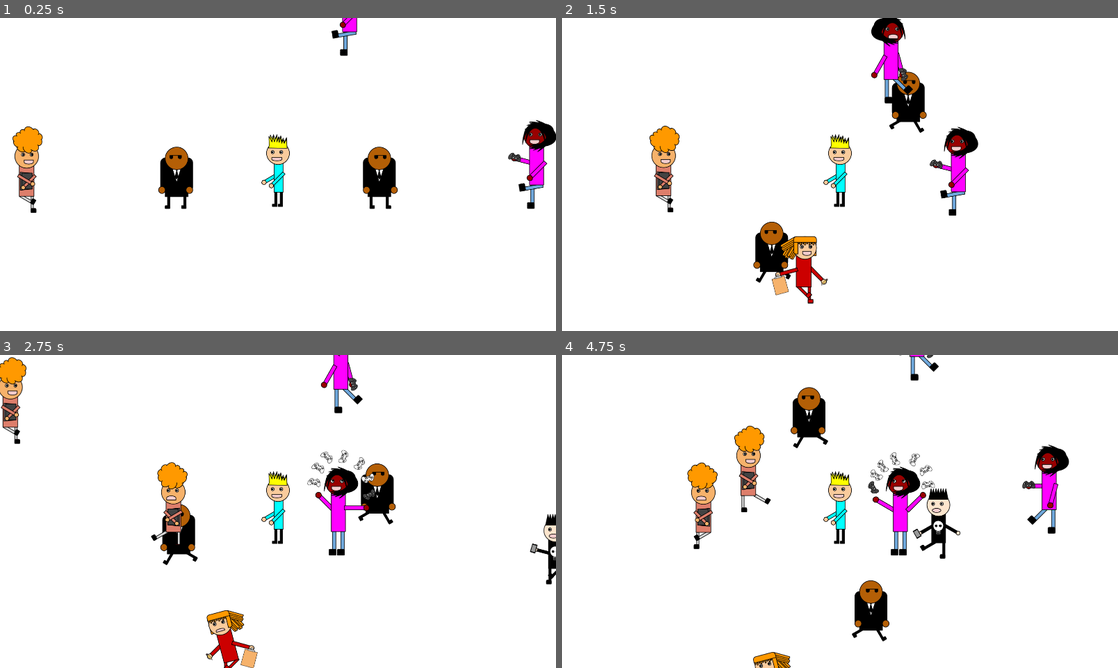
Above: before the commit, frames 1-4 (two rows, left to right).
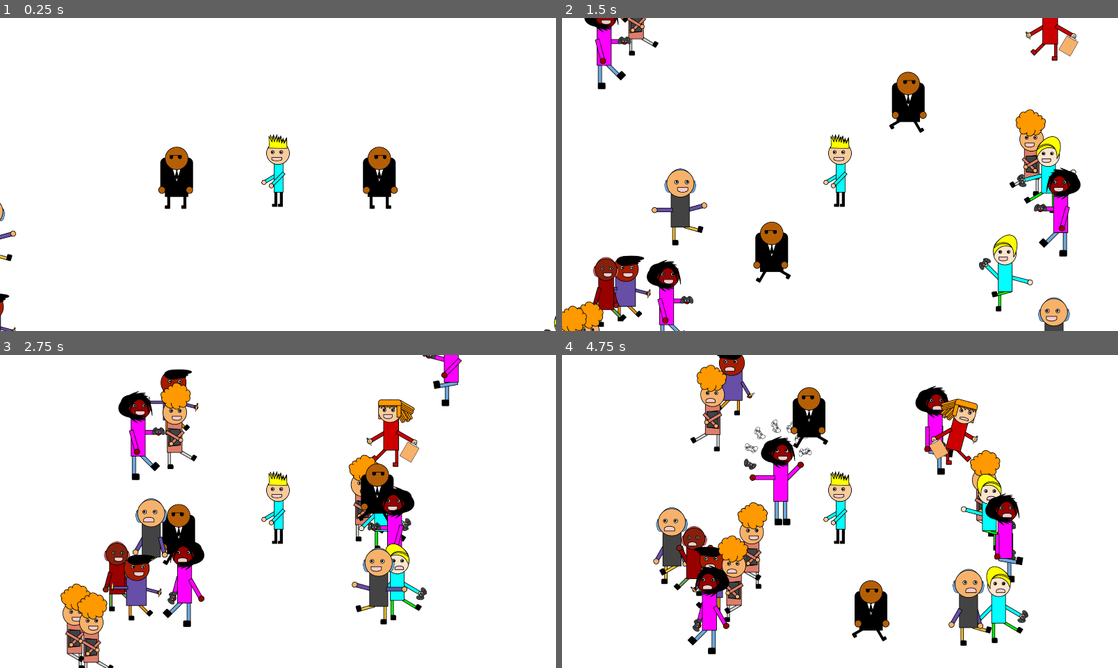
Above: after the commit, the same moments.

Repository: Spiraling-Time/Professional_Development
Game: Godot game, scene res://game_stuff/Scenes/world.tscn
The game is run twice, just before and just after one commit, with the same random seed, the same clock (stepped at 60 frames per second) and the same inputs.
Inputs:
- Up to frame 1 (0.25 s): no input
- Up to frame 2 (1.5 s): tap Enter at 0.5 s; hold D (right) 0.53-1.28 s; hold A (left) from 1.28 s (still down)
- Up to frame 3 (2.75 s): release A (left) at 2.03 s; hold D (right) from 2.03 s (still down)
- Up to frame 4 (4.75 s): release D (right) at 3.53 s; hold A (left) from 3.53 s (still down)

The runs differ from the first frame. In frame 1, 2.4% of the frame differs, in the area x 0-100%, y 0-100%; in frame 2, 13%; in frame 3, 16%; in frame 4, 18%, in the area x 16-92%, y 0-100%.

Commit message:
Add dynamic role spawning and Z-indexing logic
Implemented dynamic spawning of role characters in world.gd, removing static role nodes from world.tscn. Added Z-indexing logic to body_guard.gd and fan_and_role.gd for proper rendering order. Updated body_guard.tscn to set initial z_index.

Diff:
--- a/game_stuff/Code/body_guard.gd
+++ b/game_stuff/Code/body_guard.gd
@@ -1,7 +1,21 @@
 extends Area2D
 
+var base_Z_Index = 0
+
+func _ready() -> void:
+	set_z_index(base_Z_Index)
+
+
 func _physics_process(delta: float) -> void:
+	#Z_Indexing()
+
 	for bodies in get_overlapping_bodies():
 		if bodies.has_method("turn_away"):
 			if bodies.mode == "MOVE" or bodies.mode == "RUN": bodies.turn_away()
 			if bodies.mode == "RETREAT": bodies.move()
+
+
+
+
+func Z_Indexing():
+	set_z_index(global_position.y + base_Z_Index)
--- a/game_stuff/Code/fan_and_role.gd
+++ b/game_stuff/Code/fan_and_role.gd
@@ -7,7 +7,13 @@
 var speed
 var dir
 
+var base_Z_Index = 0
+
+func _ready() -> void:
+	set_z_index(base_Z_Index)
+
 func _physics_process(delta: float) -> void:
+	Z_Indexing()
 	if mode == "MOVE":
 		#if type_of_person = "FAN1"
 		$AnimationPlayer.play("Move")
@@ -46,3 +52,6 @@
 func move():
 	velocity = dir*speed
 	move_and_slide()
+
+func Z_Indexing():
+	set_z_index(global_position.y + base_Z_Index)
--- a/game_stuff/Code/world.gd
+++ b/game_stuff/Code/world.gd
@@ -1,9 +1,18 @@
 extends Node2D
 
 var detect_radius = 190.0
+var the_role = preload("res://game_stuff/Scenes/role.tscn")
+var available_roles: Array = ["Artist1", "Artist2", "Musician1", "Musician2", "Programmer1", "Programmer2", "Playtester1", "Playtester2"]
+
+var number_of_guys_on_map: int = 0
 
 func _ready() -> void:
 	randomize()
+
+
+
+func _process(delta: float) -> void:
+	if number_of_guys_on_map < 16: spawn_role()
 
 func _on_on_the_team_body_entered(body: Node2D) -> void:
 	body.mode = "CELEBRATE"
@@ -14,3 +23,20 @@
 	var theshape = CircleShape2D.new()
 	theshape.radius = detect_radius
 	$OnTheTeam/CollisionShape2D.shape = theshape
+
+func spawn_role():
+	var random_role = available_roles[randi() % available_roles.size()]
+	var new_role = the_role.instantiate() #ADD WORLD. maybe not world.
+	new_role.type_of_person = random_role
+	available_roles.erase(random_role)
+	if available_roles.size() == 0: available_roles = ["Artist1", "Artist2", "Musician1", "Musician2", "Programmer1", "Programmer2", "Playtester1", "Playtester2"]
+	var rand_spawn_place = randi_range(1,2)
+	if rand_spawn_place == 1:
+		new_role.position = Vector2(1100, randi_range(1100, -1100))
+	elif rand_spawn_place == 2:
+		new_role.position = Vector2(-1100, randi_range(1100, -1100))
+		new_role.scale.x = -1
+
+	new_role.position.x += randi_range(100,-100)
+	$Spawner.add_child(new_role)
+	number_of_guys_on_map += 1
--- a/game_stuff/Scenes/body_guard.tscn
+++ b/game_stuff/Scenes/body_guard.tscn
@@ -64,6 +64,7 @@
 size = Vector2(82, 137)
 
 [node name="BodyGuard" type="Area2D"]
+z_index = 1
 collision_layer = 2
 collision_mask = 2
 script = ExtResource("1_qnro6")
--- a/game_stuff/Scenes/world.tscn
+++ b/game_stuff/Scenes/world.tscn
@@ -1,9 +1,8 @@
-[gd_scene load_steps=6 format=3 uid="uid://dbqwug5lves1e"]
+[gd_scene load_steps=5 format=3 uid="uid://dbqwug5lves1e"]
 
 [ext_resource type="Script" uid="uid://cpj5ue57qdbw2" path="res://game_stuff/Code/world.gd" id="1_2jibd"]
 [ext_resource type="PackedScene" uid="uid://dwy1xy6m2vd8r" path="res://game_stuff/Scenes/kyle.tscn" id="1_51tv8"]
 [ext_resource type="PackedScene" uid="uid://cr8dqiw7a6ve5" path="res://game_stuff/Scenes/body_guard_orbit.tscn" id="2_51tv8"]
-[ext_resource type="PackedScene" uid="uid://bqqwwyrxvqya1" path="res://game_stuff/Scenes/role.tscn" id="4_2jibd"]
 
 [sub_resource type="CircleShape2D" id="CircleShape2D_yya4n"]
 radius = 190.0
@@ -24,28 +23,4 @@
 
 [node name="Spawner" type="Node2D" parent="."]
 
-[node name="Role1" parent="Spawner" instance=ExtResource("4_2jibd")]
-position = Vector2(990, -48)
-
-[node name="Role5" parent="Spawner" instance=ExtResource("4_2jibd")]
-position = Vector2(1807, 259)
-
-[node name="Role6" parent="Spawner" instance=ExtResource("4_2jibd")]
-position = Vector2(2425, -288)
-
-[node name="Role2" parent="Spawner" instance=ExtResource("4_2jibd")]
-position = Vector2(-921, 7)
-scale = Vector2(-1, 1)
-
-[node name="Role3" parent="Spawner" instance=ExtResource("4_2jibd")]
-position = Vector2(-322, 866)
-scale = Vector2(-1, 1)
-
-[node name="Role7" parent="Spawner" instance=ExtResource("4_2jibd")]
-position = Vector2(-1761, -684)
-scale = Vector2(-1, 1)
-
-[node name="Role4" parent="Spawner" instance=ExtResource("4_2jibd")]
-position = Vector2(278, -642)
-
 [connection signal="body_entered" from="OnTheTeam" to="." method="_on_on_the_team_body_entered"]
